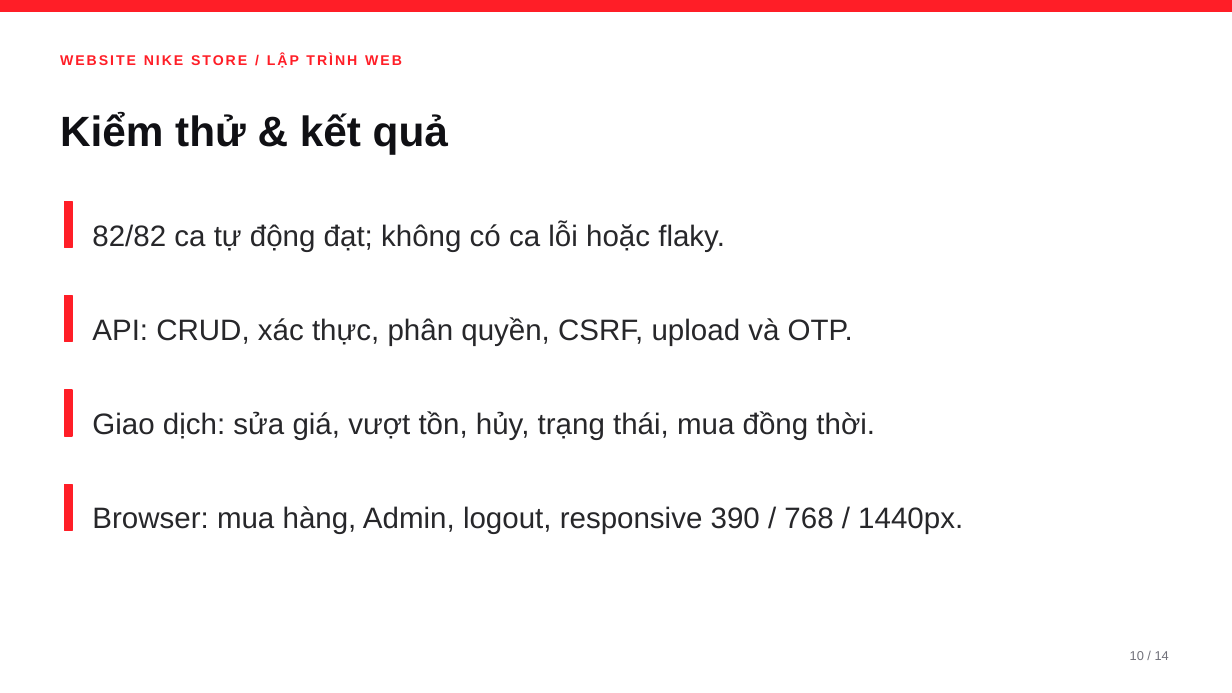
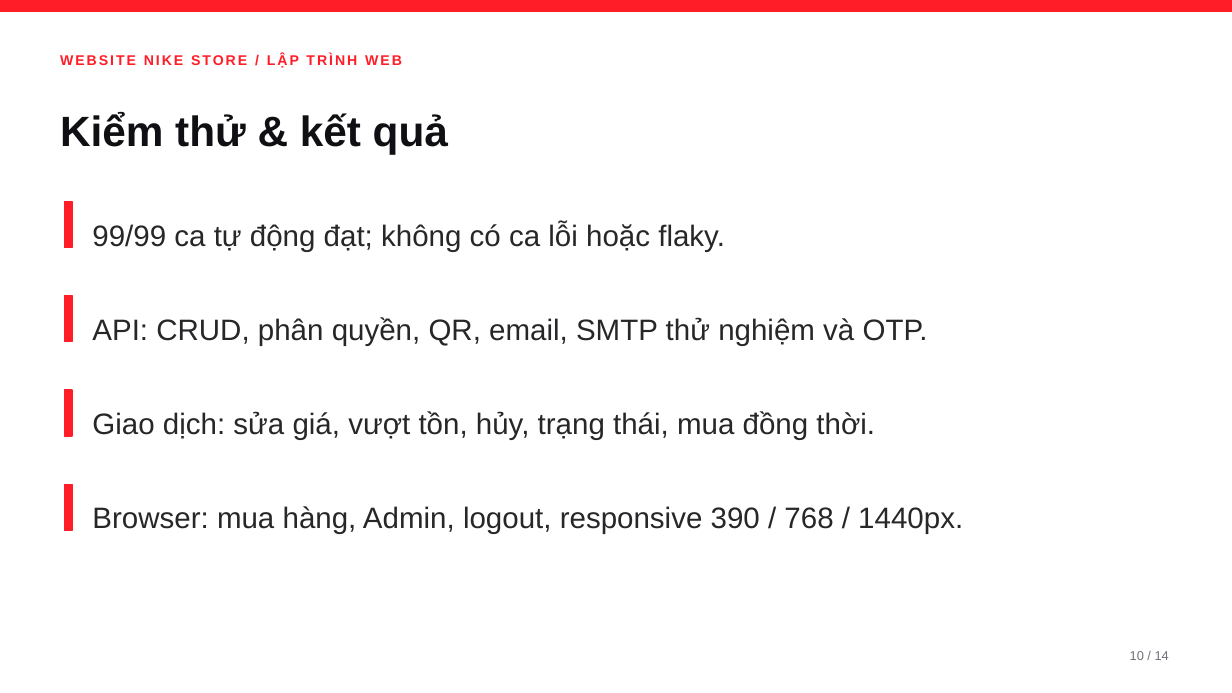
Before and after one commit to mired273mh/nike-store, a slide deck: slide 10 of WEB/docs/Nike-Store-Slides.pptx. Drawn at 1232x693 pixels with LibreOffice and Linux fonts; fonts in the diff are those of the drawing. Boxes give left, top, right and bottom in pixels: in the first picture for what was removed or moved away, otherwise in the second. Text is boxed around its words. In the diff, an @@ line names an element or a change of style, - is before the commit and + after.

Commit message:
Restore demo QR payments and Admin customer email notifications

```diff
--- a/WEB/docs/Nike-Store-Slides.pptx
+++ b/WEB/docs/Nike-Store-Slides.pptx
@@ text at [92, 222, 725, 251]: text changed @@
-82/82 ca tự động đạt; không có ca lỗi hoặc flaky.
+99/99 ca tự động đạt; không có ca lỗi hoặc flaky.
@@ text at [92, 317, 928, 346]: text changed @@
-API: CRUD, xác thực, phân quyền, CSRF, upload và OTP.
+API: CRUD, phân quyền, QR, email, SMTP thử nghiệm và OTP.
```
Also in this commit, not shown: 3 other slides changed, 46 other files.
